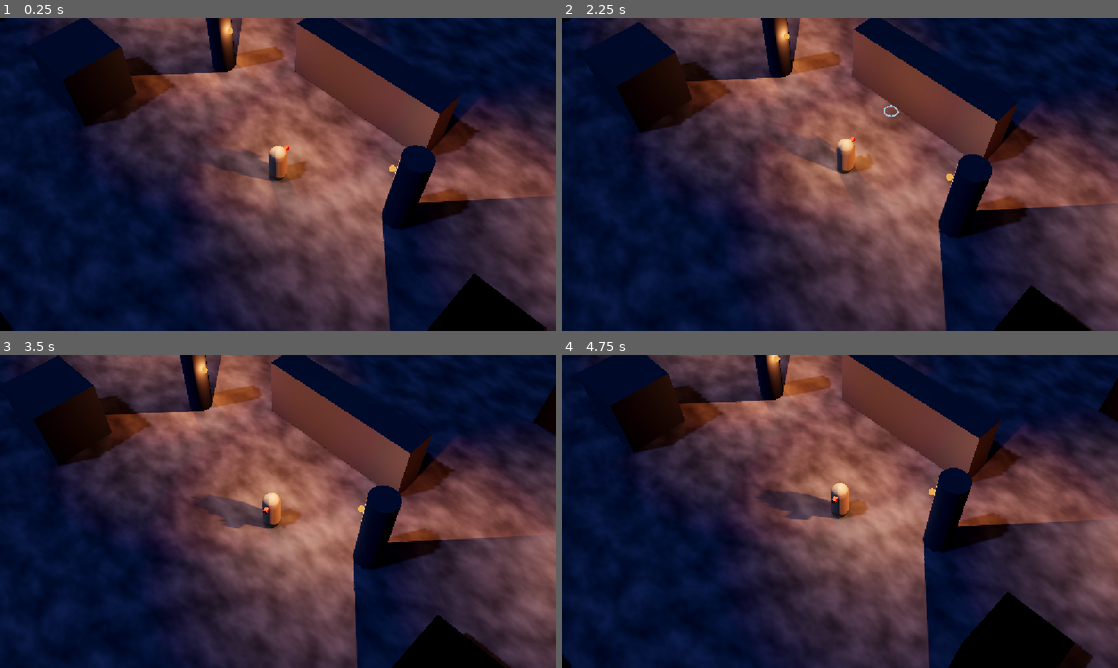
Above: before the commit, frames 1-4 (two rows, left to right).
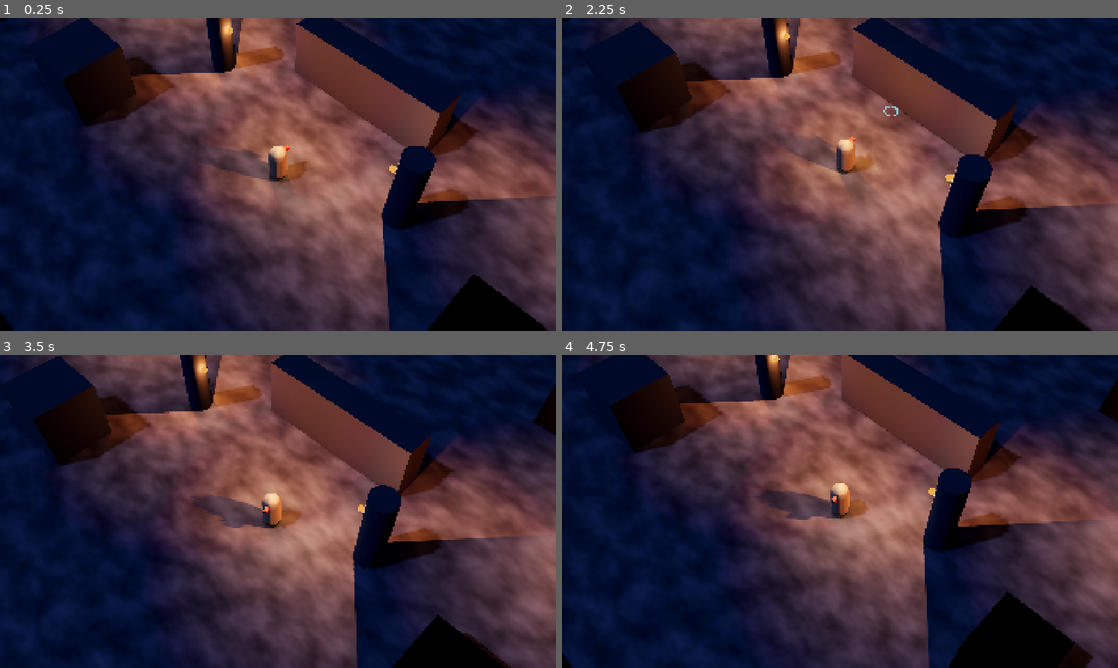
Above: after the commit, the same moments.

Repository: Werdna1976/PathOfWerdna
Game: Godot game, scene res://scenes/levels/test_arena.tscn
Same seed, same stepped clock (60 frames per second), same inputs: the game is played once before the commit and once after it.
Inputs (mouse positions are in pixels of both pictures, inside the frame that each line leads up to):
- Up to frame 1 (0.25 s): no input
- Up to frame 2 (2.25 s): tap Enter at 0.5, 2 s; move the mouse to (962, 158) at 0.52 s; right-click (962, 158) at 0.6 s; tap Space at 1.25 s; move the mouse to (728, 190) at 1.27 s; tap C (character) at 1.35 s; move the mouse to (895, 105) at 2.02 s; press the mouse at (895, 105) at 2.03 s
- Up to frame 3 (3.5 s): move the mouse to (250, 574) at 2.77 s; release the mouse at (250, 574) at 2.78 s; tap P (passives) at 2.85 s
- Up to frame 4 (4.75 s): move the mouse to (1006, 558) at 3.52 s; tap 1 (potion_1) at 3.6 s; tap Space at 4.25 s; move the mouse to (673, 464) at 4.27 s; tap 2 (potion_2) at 4.35 s

The runs differ from the first frame. In frame 1, 0.6% of the frame differs, in the area x 0-99%, y 0-100%; in frame 2, 0.6%; in frame 3, 0.6%, in the area x 1-100%, y 0-100%; in frame 4, 0.6%.

Commit message:
Start maximized with a 1920x1080 base resolution
Co-Authored-By: Claude Opus 5.5 <noreply@anthropic.com>

Diff:
--- a/project.godot
+++ b/project.godot
@@ -1,3 +1,11 @@
+; Engine configuration file.
+; It's best edited using the editor UI and not directly,
+; since the parameters that go here are not all obvious.
+;
+; Format:
+;   [section] ; section goes between []
+;   param=value ; assign values to parameters
+
 config_version=5
 
 [application]
@@ -9,6 +17,9 @@
 
 [display]
 
+window/size/viewport_width=1920
+window/size/viewport_height=1080
+window/size/mode=2
 window/stretch/mode="canvas_items"
 window/stretch/aspect="expand"
 
